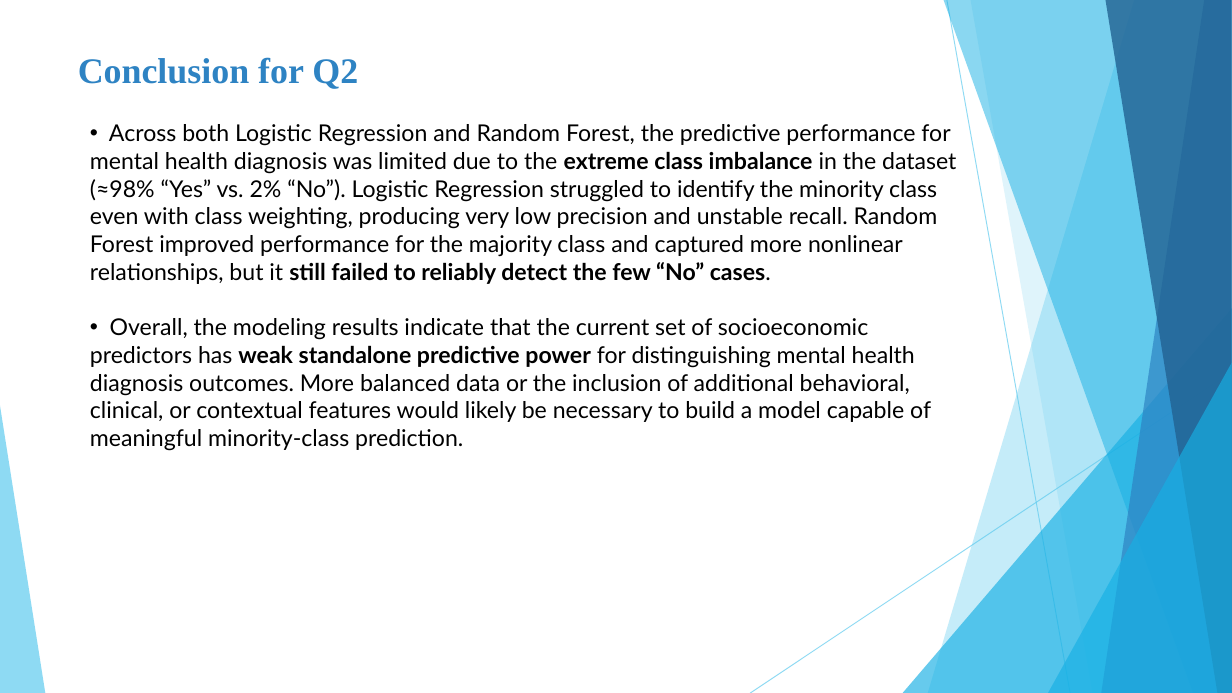
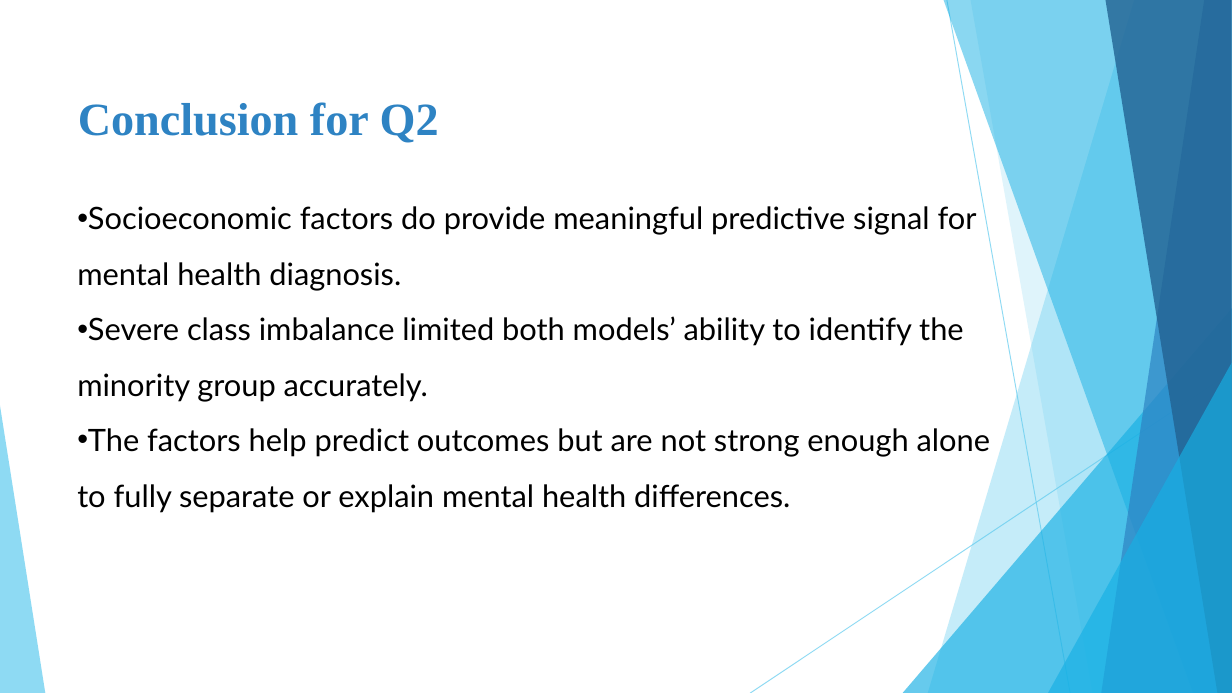
Before and after one commit to daniasalman6/Project-Data-Mining, a slide deck: slide 22 of Presentation/Final_Presentation.pptx. Drawn at 1232x693 pixels with LibreOffice and Linux fonts; fonts in the diff are those of the drawing. Boxes give left, top, right and bottom in pixels: in the first picture for what was removed or moved away, otherwise in the second. Text is boxed around its words. In the diff, an @@ line names an element or a change of style, - is before the commit and + after.

```diff
--- a/Presentation/Final_Presentation.pptx
+++ b/Presentation/Final_Presentation.pptx
@@ text "Conclusion for Q2": place and size @@
-text "Conclusion for Q2" at (78, 57, 358, 89)
+text "Conclusion for Q2" at (78, 102, 439, 143)
@@ text "Conclusion for Q2" at (78, 102, 439, 143): size 28 to 36 pt @@
@@ text at (77, 206, 990, 513): text changed; size 18 to 24 pt @@
-• Across both Logistic Regression and Random Forest, the predictive performance for mental health diagnosis was limited due to the extreme class imbalance in the dataset (≈98% “Yes” vs. 2% “No”). Logistic Regression struggled to identify the minority class even with class weighting, producing very low precision and unstable recall. Random Forest improved performance for the majority class and captured more nonlinear relationships, but it still failed to reliably detect the few “No” cases.
-• Overall, the modeling results indicate that the current set of socioeconomic predictors has weak standalone predictive power for distinguishing mental health diagnosis outcomes. More balanced data or the inclusion of additional behavioral, clinical, or contextual features would likely be necessary to build a model capable of meaningful minority-class prediction.
+• Socioeconomic factors do provide meaningful predictive signal for mental health diagnosis.
+• Severe class imbalance limited both models’ ability to identify the minority group accurately.
+• The factors help predict outcomes but are not strong enough alone to fully separate or explain mental health differences.
```
Also in this commit, not shown: 2 other slides changed, 1 other file.
